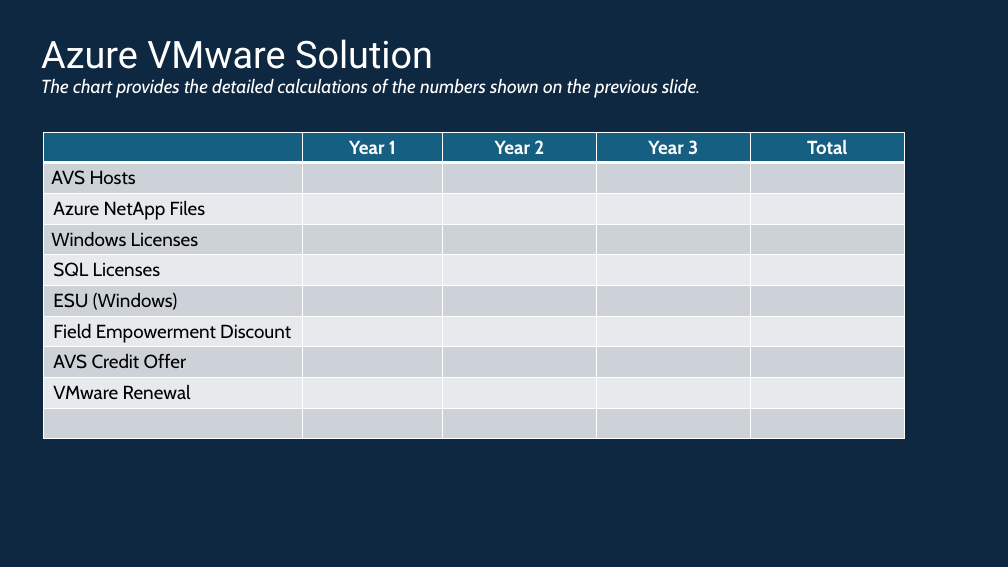
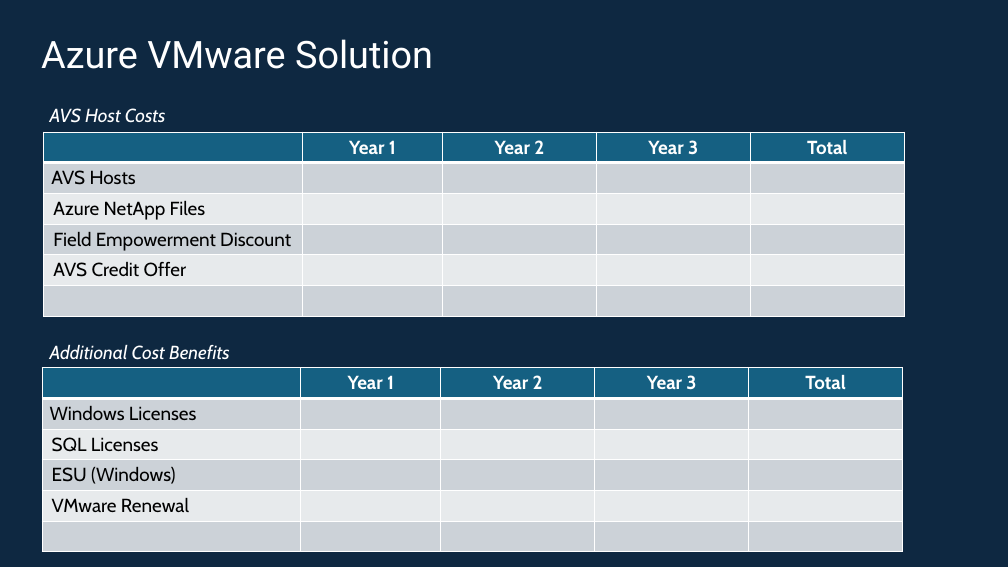
Before and after one commit to Trevor-Davis/Azure-VMware-Solution, a slide deck: slide 4 of AVS-Sizer/AVSDemandGen-Template.pptm. Drawn at 1008x567 pixels with LibreOffice and Linux fonts; fonts in the diff are those of the drawing. Boxes give left, top, right and bottom in pixels: in the first picture for what was removed or moved away, otherwise in the second. Text is boxed around its words. In the diff, an @@ line names an element or a change of style, - is before the commit and + after.

```diff
--- a/AVS-Sizer/AVSDemandGen-Template.pptm
+++ b/AVS-Sizer/AVSDemandGen-Template.pptm
@@ text removed at box(41, 79, 700, 98) @@
-The chart provides the detailed calculations of the numbers shown on the previous slide.
@@ text added at box(50, 108, 166, 123), 18 pt, text #FFFFFF, italic @@
+AVS Host Costs
@@ table at box(44, 132, 905, 316) @@
-row 4: Windows Licenses |  |  |  | 
-row 5: SQL Licenses |  |  |  | 
-row 6: ESU (Windows) |  |  |  | 
-row 9: VMware Renewal |  |  |  | 
@@ text added at box(50, 345, 230, 360), 18 pt, text #FFFFFF, italic @@
+Additional Cost Benefits
@@ table added at box(42, 368, 904, 551), 6 rows, 5 columns @@
+ | Year 1 | Year 2 | Year 3 | Total
+Windows Licenses |  |  |  | 
+SQL Licenses |  |  |  | 
+ESU (Windows) |  |  |  | 
+VMware Renewal |  |  |  | 
+ |  |  |  | 
```
Also in this commit, not shown: 6 other files.
